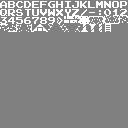
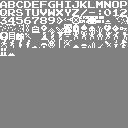
Before/after of a w=128, h=128 layered artwork. What changed in the layer stack:
renamed "Background" to "tileset.png", painted on it over [0, 16, 128, 56]
